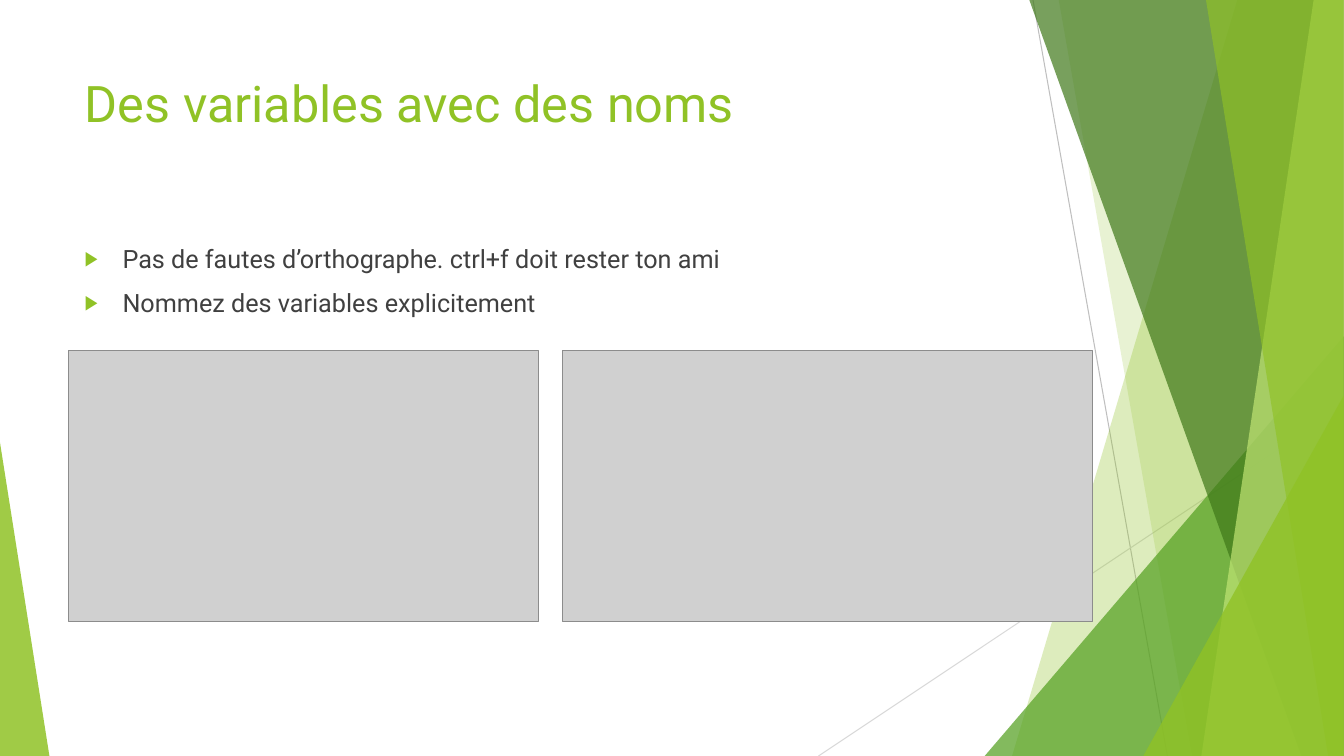
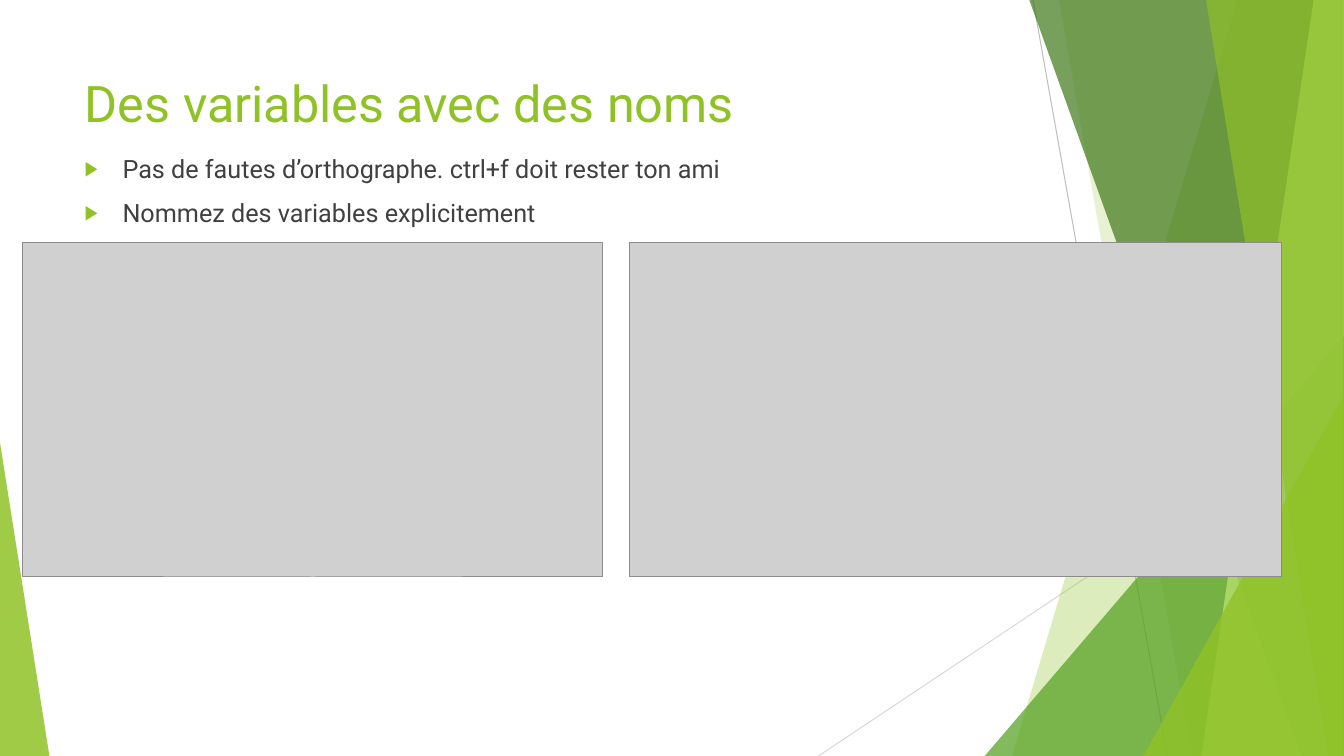
Before and after one commit to worming004/SimpleIsNotEasy, a slide deck: slide 11 of PPT/Easy != Simple.pptx. Drawn at 1344x756 pixels with LibreOffice and Linux fonts; fonts in the diff are those of the drawing; grey boxes stand for pictures. Boxes give left, top, right and bottom in pixels: in the first picture for what was removed or moved away, otherwise in the second. Text is boxed around its words. In the diff, an @@ line names an element or a change of style, - is before the commit and + after.

```diff
--- a/PPT/Easy != Simple.pptx
+++ b/PPT/Easy != Simple.pptx
@@ text "Pas de fautes d’orthographe. ctrl+f ...": place and size @@
-text "Pas de fautes d’orthographe. ctrl+f ..." at <box>123,249,720,317</box>
+text "Pas de fautes d’orthographe. ctrl+f ..." at <box>123,159,720,227</box>
@@ picture: place and size @@
-picture at <box>69,351,538,621</box>
+picture at <box>22,243,602,578</box>
@@ picture: place and size @@
-picture at <box>563,351,1093,622</box>
+picture at <box>630,243,1282,577</box>
```
Also in this commit, not shown: 14 other slides changed.
